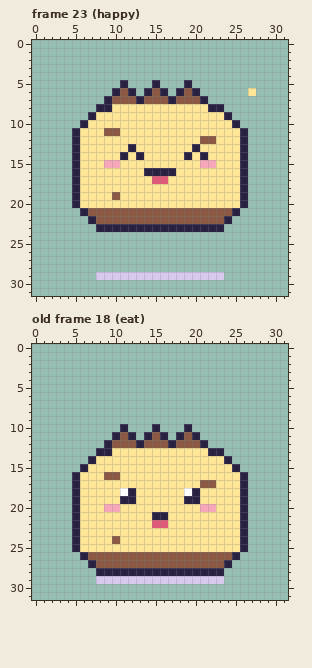
File history of a pixel-art file, art/characters/cave/pebblit-amber.aseprite. Above: the version before the commit.
32x32 pixels, 24 frames. Shown: frame 23 (happy), old frame 18 (eat). The commit also changed other frames, which this record leaves out.
Once edited:
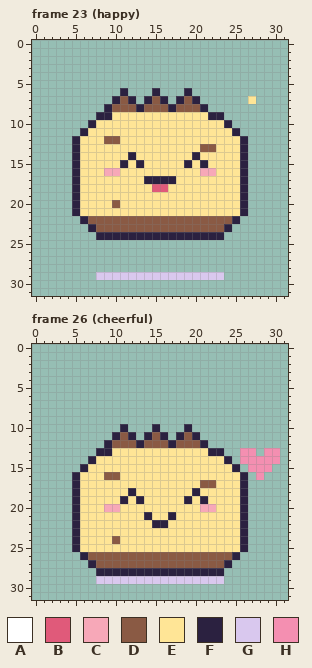
Palette (. is transparent): A #ffffff  B #e05a7a  C #f7a8b8  D #8a5a44  E #ffe596  F #2b2140  G #d9c8ee  H #f48fb1
A new or re-ordered frame is compared with the old frame closest to it.
Diff:
frames 24 -> 28
--- frame 23 (happy), layer "pet"
@@ x 0..31 @@
  4 ................................
- 5 ...........F...F...F............
- 6 ..........FDF.FDF.FDF......E....
- 7 .........FDDDFDDDFDDDF..........
- 8 ........FFEEEEEEEEEEEEFF........
- 9 .......FEEEEEEEEEEEEEEEEF.......
-10 ......FEEEEEEEEEEEEEEEEEEF......
-11 .....FEEEDDEEEEEEEEEEEEEEEF.....
-12 .....FEEEEEEEEEEEEEEEDDEEEF.....
-13 .....FEEEEEEFEEEEEEEFEEEEEF.....
-14 .....FEEEEEFEFEEEEEFEFEEEEF.....
-15 .....FEEECCEEEEEEEEEECCEEEF.....
-16 .....FEEEEEEEEFFFFEEEEEEEEF.....
-17 .....FEEEEEEEEEBBEEEEEEEEEF.....
-18 .....FEEEEEEEEEEEEEEEEEEEEF.....
-19 .....FEEEEDEEEEEEEEEEEEEEEF.....
-20 .....FEEEEEEEEEEEEEEEEEEEEF.....
-21 ......FDDDDDDDDDDDDDDDDDDF......
-22 .......FDDDDDDDDDDDDDDDDF.......
-23 ........FFFFFFFFFFFFFFFF........
-24 ................................
+ 5 ................................
+ 6 ...........F...F...F............
+ 7 ..........FDF.FDF.FDF......E....
+ 8 .........FDDDFDDDFDDDF..........
+ 9 ........FFEEEEEEEEEEEEFF........
+10 .......FEEEEEEEEEEEEEEEEF.......
+11 ......FEEEEEEEEEEEEEEEEEEF......
+12 .....FEEEDDEEEEEEEEEEEEEEEF.....
+13 .....FEEEEEEEEEEEEEEEDDEEEF.....
+14 .....FEEEEEEFEEEEEEEFEEEEEF.....
+15 .....FEEEEEFEFEEEEEFEFEEEEF.....
+16 .....FEEECCEEEEEEEEEECCEEEF.....
+17 .....FEEEEEEEEFFFFEEEEEEEEF.....
+18 .....FEEEEEEEEEBBEEEEEEEEEF.....
+19 .....FEEEEEEEEEEEEEEEEEEEEF.....
+20 .....FEEEEDEEEEEEEEEEEEEEEF.....
+21 .....FEEEEEEEEEEEEEEEEEEEEF.....
+22 ......FDDDDDDDDDDDDDDDDDDF......
+23 .......FDDDDDDDDDDDDDDDDF.......
+24 ........FFFFFFFFFFFFFFFF........
 25 ................................
--- frame 26 (cheerful) is new; against old frame 18 (eat), layer "pet"
@@ x 0..31 @@
 12 .........FDDDFDDDFDDDF..........
-13 ........FFEEEEEEEEEEEEFF........
-14 .......FEEEEEEEEEEEEEEEEF.......
-15 ......FEEEEEEEEEEEEEEEEEEF......
-16 .....FEEEDDEEEEEEEEEEEEEEEF.....
+13 ........FFEEEEEEEEEEEEFF..HH.HH.
+14 .......FEEEEEEEEEEEEEEEEF.HHHHH.
+15 ......FEEEEEEEEEEEEEEEEEEF.HHH..
+16 .....FEEEDDEEEEEEEEEEEEEEEF.H...
 17 .....FEEEEEEEEEEEEEEEDDEEEF.....
-18 .....FEEEEEAFEEEEEEAFEEEEEF.....
-19 .....FEEEEEFFEEEEEEFFEEEEEF.....
+18 .....FEEEEEEFEEEEEEEFEEEEEF.....
+19 .....FEEEEEFEFEEEEEFEFEEEEF.....
 20 .....FEEECCEEEEEEEEEECCEEEF.....
-21 .....FEEEEEEEEEFFEEEEEEEEEF.....
-22 .....FEEEEEEEEEBBEEEEEEEEEF.....
+21 .....FEEEEEEEEFEEFEEEEEEEEF.....
+22 .....FEEEEEEEEEFFEEEEEEEEEF.....
 23 .....FEEEEEEEEEEEEEEEEEEEEF.....
Changed places in both pictures, as pixel boxes (x1, y1, x2, y2):
changed: (72, 80, 256, 240)
added: (240, 448, 280, 480)
changed: (120, 488, 208, 528)
